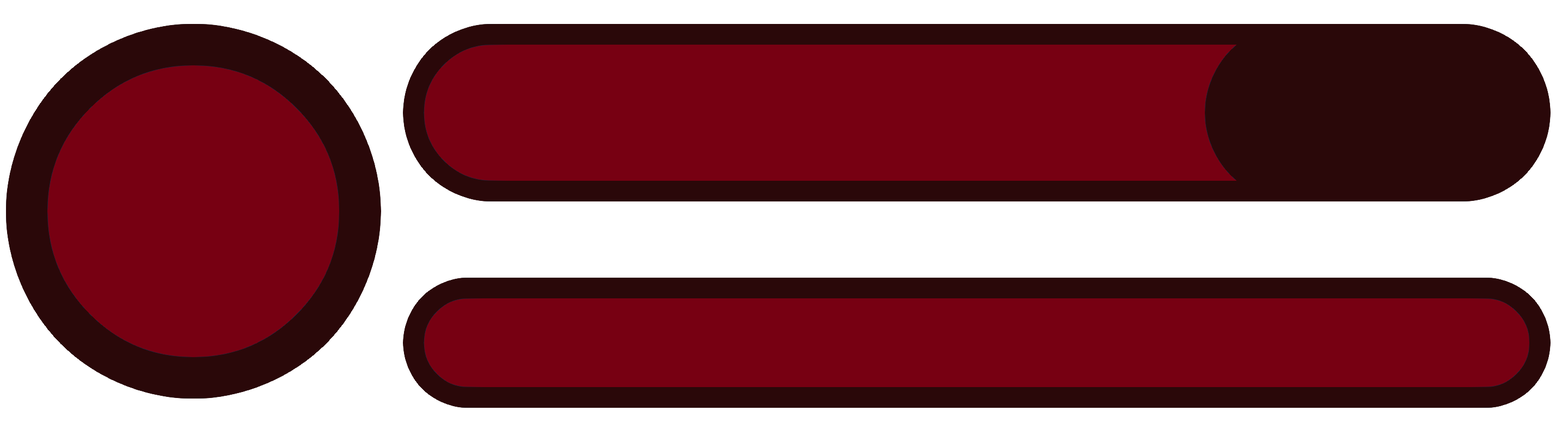
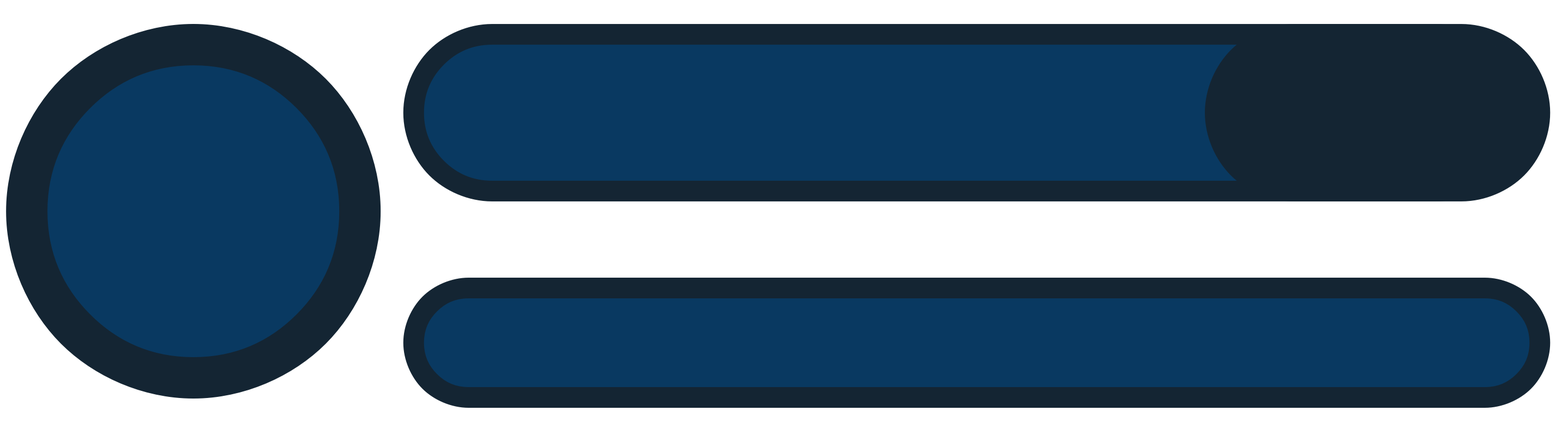
Before/after of a 1568 x 441 layered artwork. What changed in the layer stack:
hid "Christmas", painted on it over [5, 23, 1551, 408]
